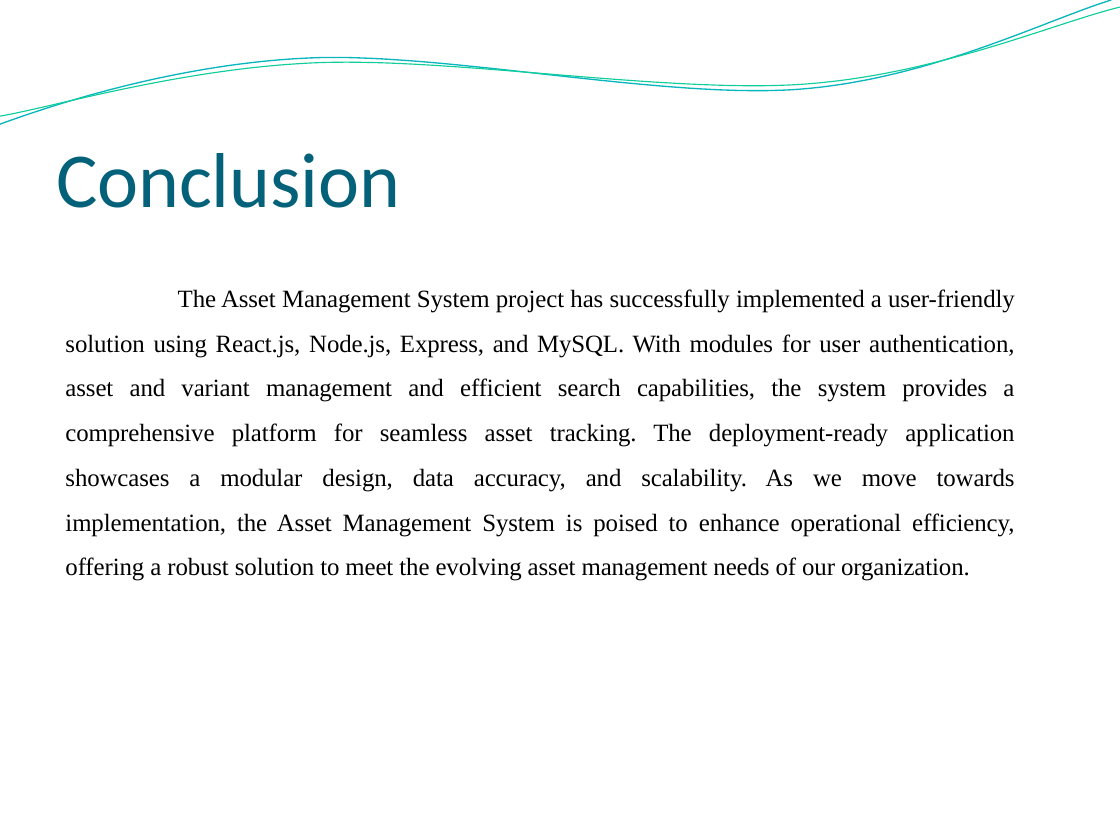
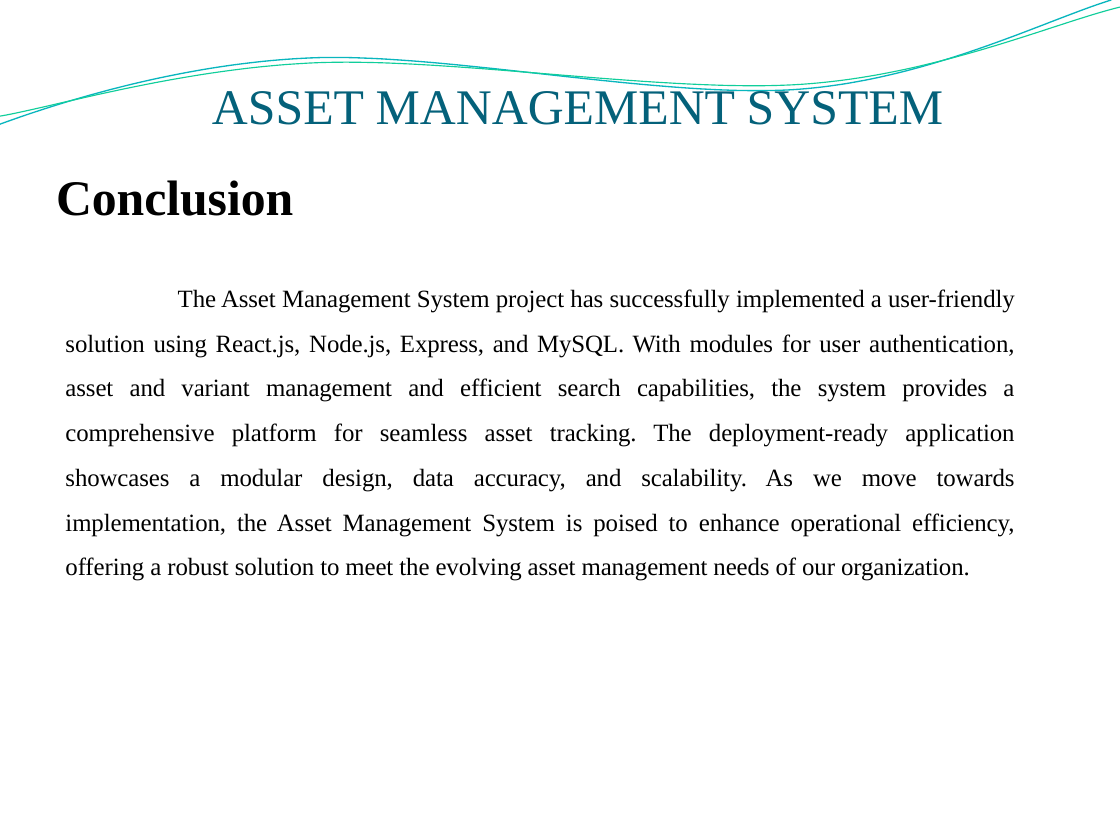
Before and after one commit to surya0811/Assetmanagement1, a slide deck: slide 19 of reports/ppt final.pptx. Drawn at 1120x840 pixels with LibreOffice and Linux fonts; fonts in the diff are those of the drawing; background and template pictures are left out. Boxes give left, top, right and bottom in pixels: in the first picture for what was removed or moved away, otherwise in the second. Text is boxed around its words. In the diff, an @@ line names an element or a change of style, - is before the commit and + after.

Commit message:
nov1810

```diff
--- a/reports/ppt final.pptx
+++ b/reports/ppt final.pptx
@@ text added at (212,86,943,125), 32 pt, text #04617A @@
+ASSET MANAGEMENT SYSTEM
@@ title "Conclusion": place and size @@
-title "Conclusion" at (56,153,400,208)
+title "Conclusion" at (56,180,293,216)
@@ title "Conclusion" at (56,180,293,216): size 50 to 32 pt, font Calibri to Times New Roman, text colour #04617A to #000000, bold on @@
```
Also in this commit, not shown: 2 other slides changed, 2 slides added, 2 slides removed.
